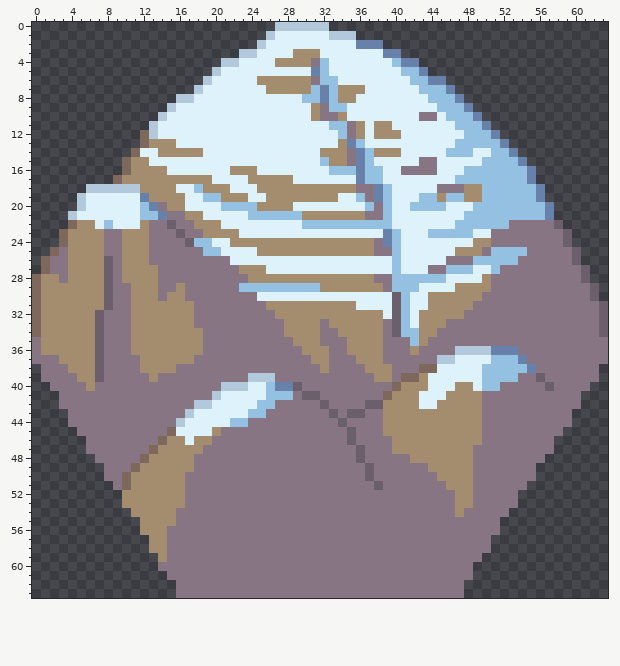
A pixel-art sprite gets an edit: Images/TileSets/Civ6/Tiles/Mount Kailash.png. The picture above is the old version.
The file is 64x64 pixels.
Once edited:
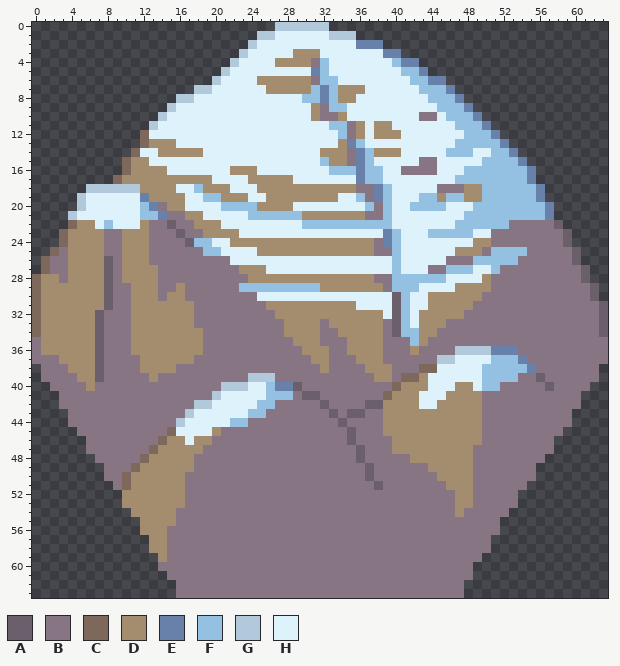
Palette (. is transparent): A #6c5f6c  B #877583  C #7e685b  D #a48d6e  E #6881ab  F #94c0e2  G #b1c9da  H #def2fb
Difference:
@@ x 17..27 @@
  0 ..........G
- 1 .........GH
- 2 ........GHH
- 3 ......GGHHH
- 4 ....GGHHHHD
- 5 ...GHHHHHHH
- 6 ..GHHHHHDDD
- 7 .GHHHHHHHDD
+ 1 ........GGH
+ 2 .......GHHH
+ 3 ......GHHHH
+ 4 .....GHHHHD
+ 5 ....GHHHHHH
+ 6 ...GHHHHDDD
+ 7 .GGHHHHHHDD
  8 GHHHHHHHHHH
@@ x 11..15 @@
 11 ..GHH
-12 .CGHH
+12 .CHHH
 13 .CDDD
